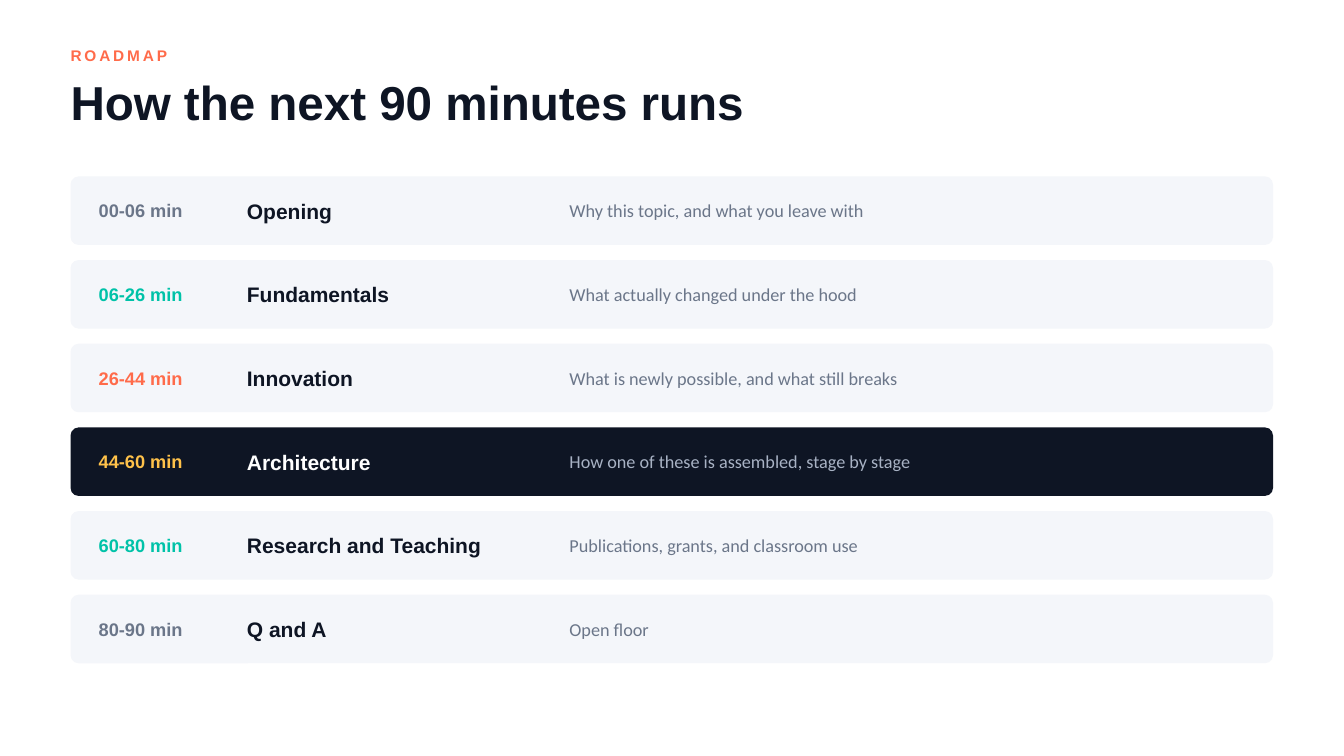
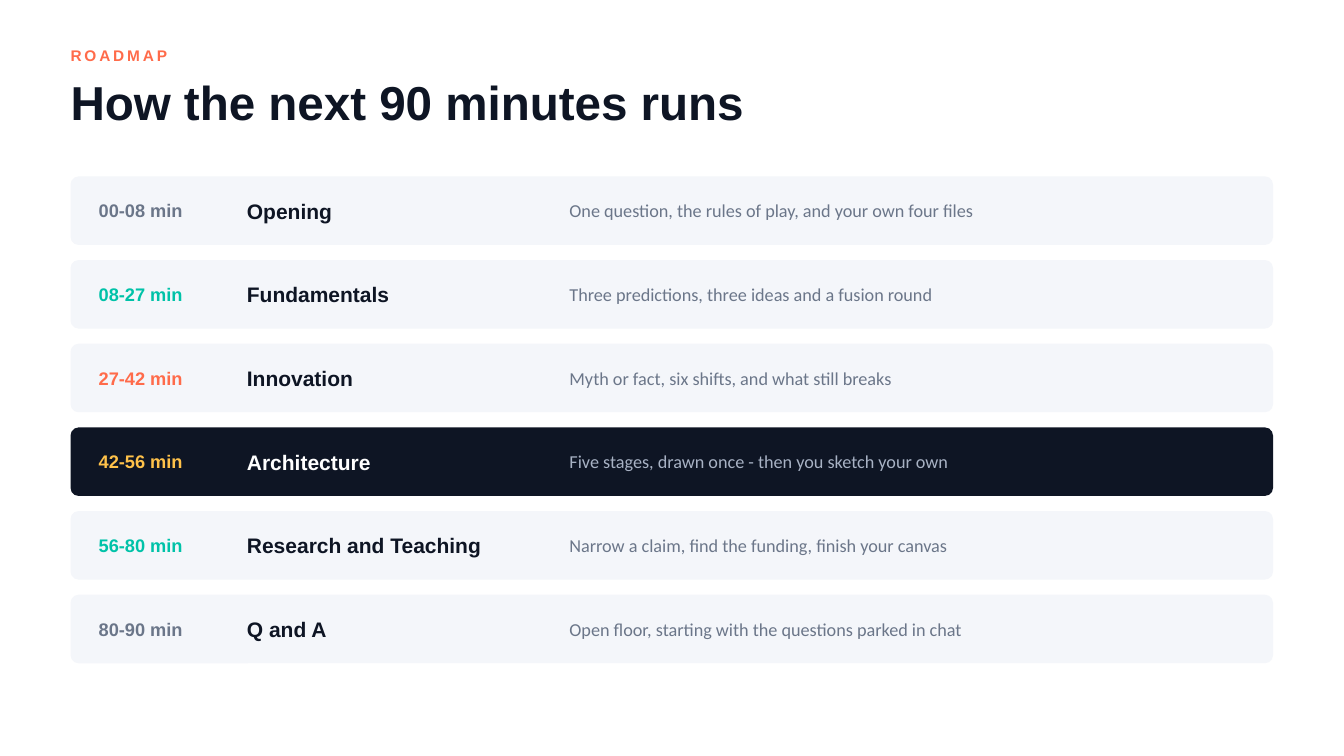
Before and after one commit to lksmangai/DeepLearning, a slide deck: slide 4 of Multimodal-AI-ATAL-FDP-Deck.pptx (slide 3 before the commit). Drawn at 1344x756 pixels with LibreOffice and Linux fonts; fonts in the diff are those of the drawing. Boxes give left, top, right and bottom in pixels: in the first picture for what was removed or moved away, otherwise in the second. Text is boxed around its words. In the diff, an @@ line names an element or a change of style, - is before the commit and + after.

```diff
--- a/Multimodal-AI-ATAL-FDP-Deck.pptx
+++ b/Multimodal-AI-ATAL-FDP-Deck.pptx
@@ text at <box>569,204,973,220</box>: text changed @@
-Why this topic, and what you leave with
+One question, the rules of play, and your own four files
@@ text at <box>99,287,182,301</box>: text changed @@
-06-26 min
+08-27 min
@@ text at <box>569,288,932,304</box>: text changed @@
-What actually changed under the hood
+Three predictions, three ideas and a fusion round
@@ text at <box>99,372,182,385</box>: text changed @@
-26-44 min
+27-42 min
@@ text at <box>569,372,892,388</box>: text changed @@
-What is newly possible, and what still breaks
+Myth or fact, six shifts, and what still breaks
@@ text at <box>99,454,182,468</box>: text changed @@
-44-60 min
+42-56 min
@@ text at <box>569,455,948,471</box>: text changed @@
-How one of these is assembled, stage by stage
+Five stages, drawn once - then you sketch your own
@@ text at <box>99,538,182,552</box>: text changed @@
-60-80 min
+56-80 min
@@ text at <box>569,539,947,555</box>: text changed @@
-Publications, grants, and classroom use
+Narrow a claim, find the funding, finish your canvas
@@ text at <box>569,623,962,639</box>: text changed @@
-Open floor
+Open floor, starting with the questions parked in chat
```
Also in this commit, not shown: 18 other slides changed, 14 slides added.
